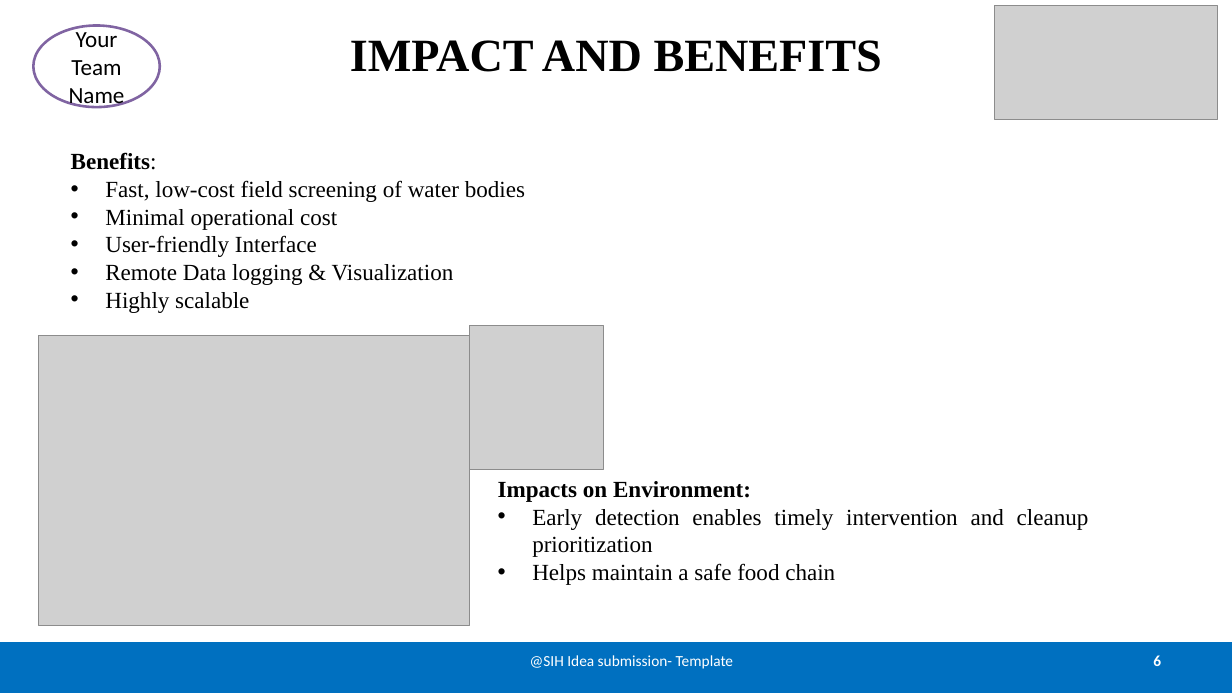
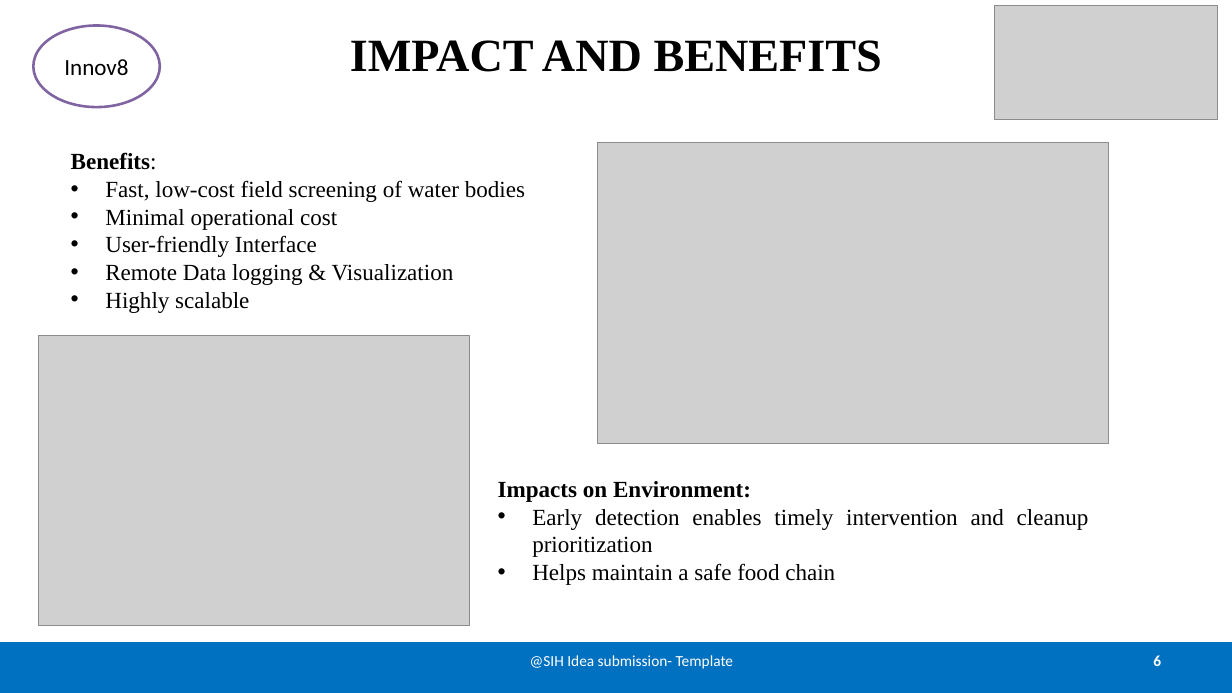
Before and after one commit to sanjaykn8/SIH25, a slide deck: slide 6 of Detector.pptx. Drawn at 1232x693 pixels with LibreOffice and Linux fonts; fonts in the diff are those of the drawing; grey boxes stand for pictures. Boxes give left, top, right and bottom in pixels: in the first picture for what was removed or moved away, otherwise in the second. Text is boxed around its words. In the diff, an @@ line names an element or a change of style, - is before the commit and + after.

```diff
--- a/Detector.pptx
+++ b/Detector.pptx
@@ text in ellipse at bbox=[64, 59, 128, 75]: text changed @@
-Your Team Name
+Innov8
@@ picture added at bbox=[598, 142, 1109, 444] @@
@@ picture removed at bbox=[470, 326, 603, 470] @@
```
Also in this commit, not shown: 6 other slides changed.
